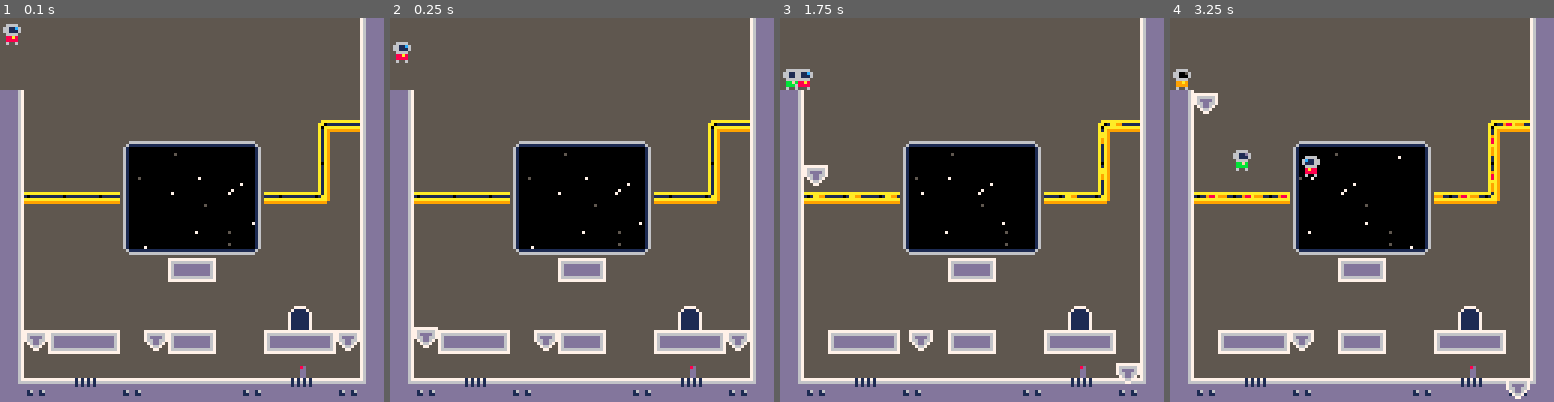
Above: before the commit, frames 1-4 (left to right).
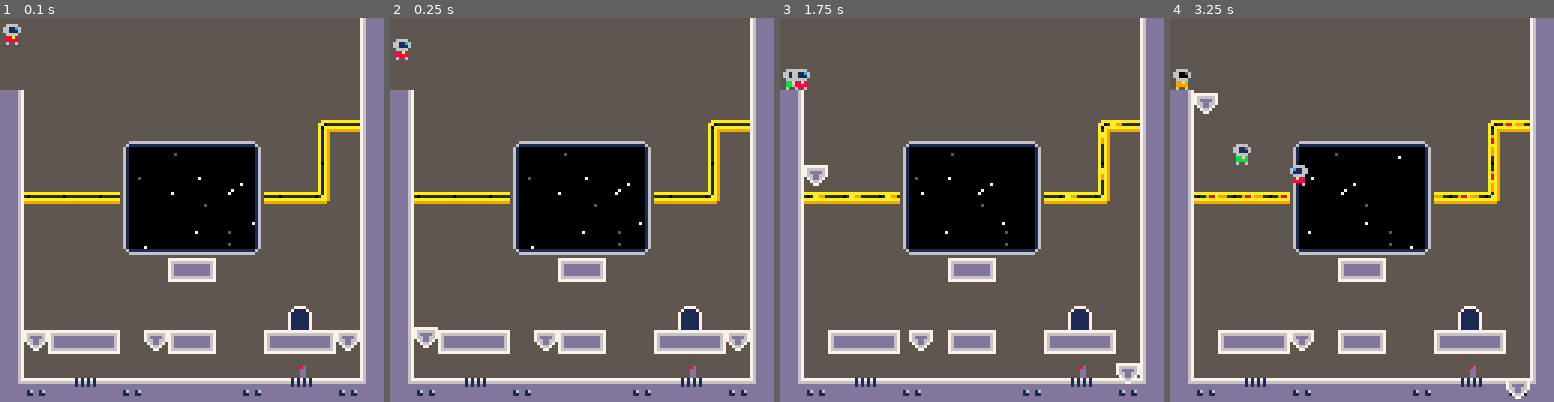
Above: after the commit, the same moments.

Repository: jgradim/gameoff-2020
Game: PICO-8 cartridge moonshot.p8
Same seed, same stepped clock (60 frames per second), same inputs: the game is played once before the commit and once after it.
Inputs:
- Up to frame 1 (0.1 s): no input
- Up to frame 2 (0.25 s): no input
- Up to frame 3 (1.75 s): tap X (X key) at 0.33, 1.07 s; tap O (Z key) at 0.7, 1.7 s; hold Right from 1.6 s (still down)
- Up to frame 4 (3.25 s): tap X (X key) at 1.85, 2.97 s; release Right at 2.1 s; tap O (Z key) at 2.1, 2.5, 2.9 s; hold Up 2.15-2.42 s; hold Right 2.47-3.03 s; hold Left from 3.08 s (still down)

Frame 1 is identical in both runs. In frame 2, 0.2% of the frame differs, in the area x 0-6%, y 5-12%; in frame 3, 0.1%; in frame 4, 0.6%, in the area x 16-40%, y 32-44%.

Commit message:
Make the skid real short

Diff:
--- a/moonshot.p8
+++ b/moonshot.p8
@@ -401,11 +401,11 @@
  --clamp acceleration
  e.dx=discmid(
   -e.max_dx,e.max_dx,
-  e.dx,0x0.01
+  e.dx,0x0.1
  )
  e.dy=discmid(
   -e.max_dy,e.max_dy,
-  e.dy,0x0.01
+  e.dy,0x0.1
  )
 end
 
